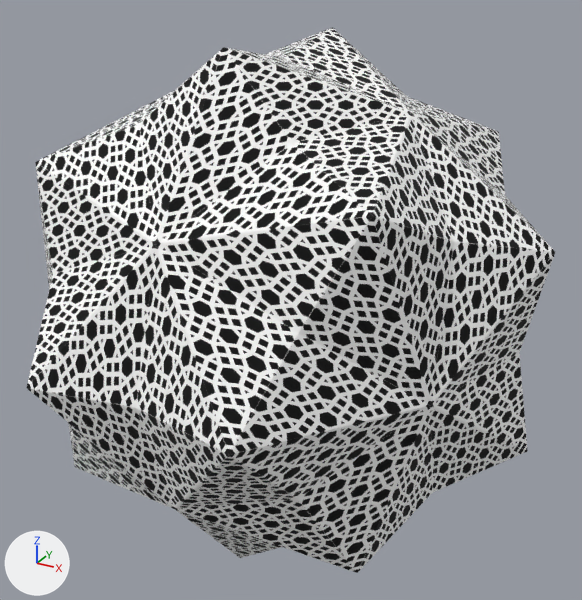
An edit to the glTF model static/models/small-icosacronic-hexecontahedron.gltf, drawn before and after from the same camera.
The view is the same before and after, from a camera (50 mm lens) standing at (20.9, -37.2, 18.7) and looking at (0.3, 0.2, 0.0). The lights are fixed; the arrows at lower left show +X, +Y and +Z. Where no turn or scale is listed for an object, it has been applied to the vertices.

The scene before the commit, as lines of its bpy script (objects in view):
```python
me_small_icosacronic_hexecontahedron__dual_of_5_2_6_3_6___wd71__p7 = bpy.data.meshes.new('Small Icosacronic Hexecontahedron (Dual of 5/2.6.3.6), WD71, p7')
me_small_icosacronic_hexecontahedron__dual_of_5_2_6_3_6___wd71__p7.from_pydata(...)  # 62 vertices, 120 faces; spans x -14.6..14.6, y -14.6..14.6, z -14.6..14.6
me_small_icosacronic_hexecontahedron__dual_of_5_2_6_3_6___wd71__p7.materials.append(mat_material_0)  # picture img_small_icosacronic_hexecontahedron__3_uniform_22
ob_small_icosacronic_hexecontahedron__dual_of_5_2_6_3_6___wd71__p7 = bpy.data.objects.new('Small Icosacronic Hexecontahedron (Dual of 5/2.6.3.6), WD71, p7', me_small_icosacronic_hexecontahedron__dual_of_5_2_6_3_6___wd71__p7)
ob_small_icosacronic_hexecontahedron__dual_of_5_2_6_3_6___wd71__p7.location = (0.0, 0.0, 0.0)
```
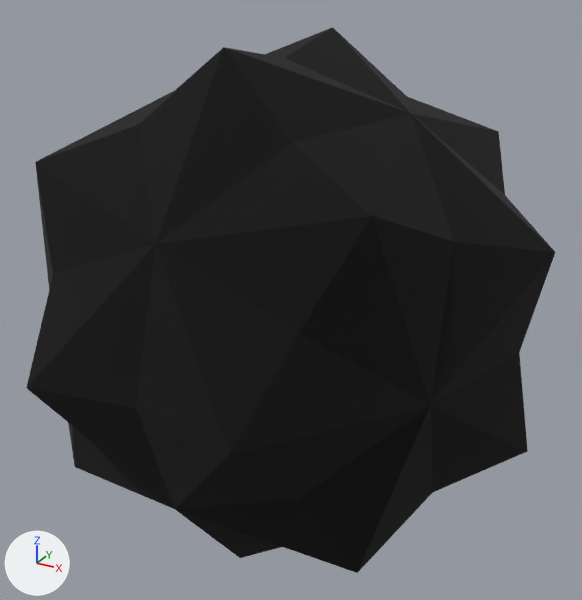
Where the newer file only moved an object's origin or applied its transform, the numbers keep the older frame.

Changed parts and their boxes (x1, y1, x2, y2) in the pictures (582 x 600 px):
'Small Icosacronic Hexecontahedron (Dual of 5/2.6.3.6), WD71, p7', recoloured (white to black): (26, 27, 555, 573) in both

What changed in the scene script:
```text
Add img_ffffff_0:
    img_ffffff_0 = load_image('FFFFFF-0', '_unpacked/FFFFFF-0', 1, 1, 'sRGB')
Add mat_material_0_003:
    mat_material_0_003 = principled_material('Material_0.003')
    mat_material_0_003.texture = img_ffffff_0
    mat_material_0_003.roughness = 1.0
Change me_small_icosacronic_hexecontahedron__dual_of_5_2_6_3_6___wd71__p7:
    where me_small_icosacronic_hexecontahedron__dual_of_5_2_6_3_6___wd71__p7.from_pydata(...)  # 62 vertices, 120 faces; spans x -14.6..14.6, y -14.6..14.6, z -14.6..14.6
    remove me_small_icosacronic_hexecontahedron__dual_of_5_2_6_3_6___wd71__p7.materials.append(mat_material_0)  # picture img_small_icosacronic_hexecontahedron__3_uniform_22
    add me_small_icosacronic_hexecontahedron__dual_of_5_2_6_3_6___wd71__p7.materials.append(mat_material_0_003)  # picture img_ffffff_0
```
